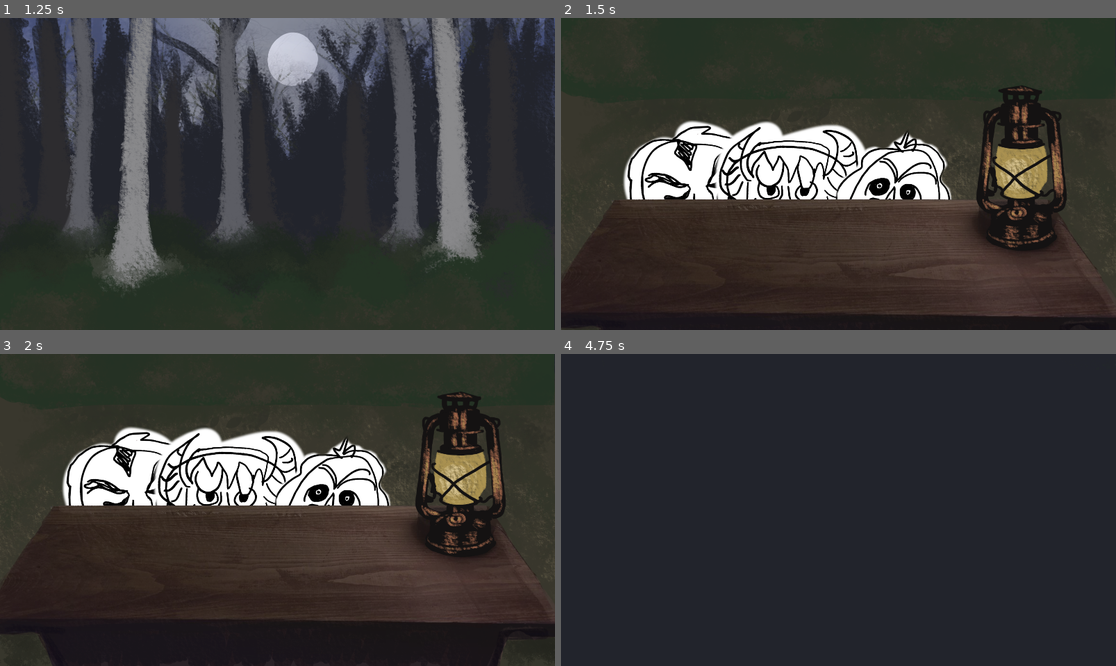
Above: before the commit, frames 1-4 (two rows, left to right).
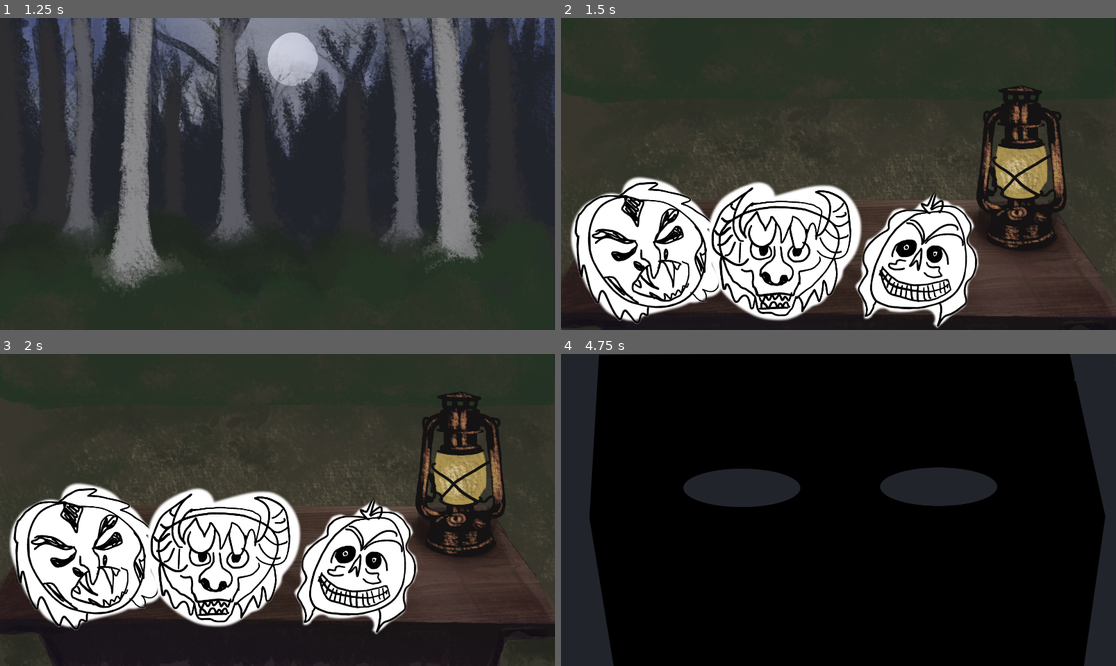
Above: after the commit, the same moments.

Repository: serrureriehurluberlesque/GGJ2026
Game: Godot game, scene res://scenes/main/main.tscn
Same seed, same stepped clock (60 frames per second), same inputs: the game is played once before the commit and once after it. The engine's default icon, where the game draws it, is replaced by a stand-in: a white triangle on a blue panel in a dark square.
Inputs (mouse positions are in pixels of both pictures, inside the frame that each line leads up to):
- Up to frame 1 (1.25 s): tap Enter at 0.5 s; move the mouse to (399, 158) at 0.52 s; hold Up (ui_up) from 0.53 s (still down); hold E (activate) from 0.53 s (still down); click (399, 158) at 0.67 s
- Up to frame 2 (1.5 s): tap Space at 1.25 s; move the mouse to (727, 189) at 1.27 s; release Up (ui_up) at 1.28 s; release E (activate) at 1.28 s; hold Down (ui_down) from 1.28 s (still down); click (727, 189) at 1.35 s
- Up to frame 3 (2 s): keep holding Down (ui_down)
- Up to frame 4 (4.75 s): tap Enter at 2, 3.5 s; move the mouse to (699, 500) at 2.02 s; release Down (ui_down) at 2.03 s; hold E (activate) 2.03-2.78 s; hold Up (ui_up) 2.03-3.53 s; click (699, 500) at 2.17 s; tap Space at 2.75, 4.25 s; move the mouse to (810, 572) at 2.77 s; click (810, 572) at 2.85 s; move the mouse to (1005, 556) at 3.52 s; hold E (activate) 3.53-4.28 s; hold Down (ui_down) from 3.53 s (still down); move the mouse to (794, 497) at 4.27 s; click (794, 497) at 4.35 s

Frame 1 is identical in both runs. In frame 2, 35% of the frame differs, in the area x 1-76%, y 32-100%; in frame 3, 35%; in frame 4, 85%, in the area x 5-99%, y 0-100%.

Commit message:
masks adjustments

Diff:
--- a/ggj2026/scenes/main/main.tscn
+++ b/ggj2026/scenes/main/main.tscn
@@ -121,21 +121,24 @@
 offset_bottom = 2160.0
 texture = ExtResource("6_a8run")
 
-[node name="mask_3" parent="." unique_id=1181649016 instance=ExtResource("5_yyfjg")]
+[node name="Masks" type="Node2D" parent="." unique_id=810561441]
+z_index = 12
+
+[node name="mask_3" parent="Masks" unique_id=1181649016 instance=ExtResource("5_yyfjg")]
 unique_name_in_owner = true
-position = Vector2(483, 1586)
+position = Vector2(300, 1780)
 scale = Vector2(0.5, 0.5)
 type = 3
 
-[node name="mask_2" parent="." unique_id=1924044574 instance=ExtResource("5_yyfjg")]
+[node name="mask_2" parent="Masks" unique_id=1924044574 instance=ExtResource("5_yyfjg")]
 unique_name_in_owner = true
-position = Vector2(799, 1575)
+position = Vector2(773, 1784)
 scale = Vector2(0.5, 0.5)
 type = 2
 
-[node name="mask_1" parent="." unique_id=1302221822 instance=ExtResource("5_yyfjg")]
+[node name="mask_1" parent="Masks" unique_id=1302221822 instance=ExtResource("5_yyfjg")]
 unique_name_in_owner = true
-position = Vector2(1138, 1600)
+position = Vector2(1231, 1813)
 scale = Vector2(0.4, 0.4)
 type = 1
 
@@ -145,6 +148,7 @@
 position = Vector2(960, 540)
 
 [node name="MaskOn" type="Sprite2D" parent="Camera" unique_id=1420860986]
+z_index = 15
 texture = ExtResource("5_6q06x")
 
 [node name="TransTimer" type="Timer" parent="Camera" unique_id=1312787439]
@@ -152,7 +156,7 @@
 [node name="AnimationPlayer" type="AnimationPlayer" parent="." unique_id=122311836]
 libraries/ = SubResource("AnimationLibrary_hujxm")
 
-[connection signal="mask_chosen" from="mask_3" to="." method="_on_mask_chosen"]
-[connection signal="mask_chosen" from="mask_2" to="." method="_on_mask_chosen"]
-[connection signal="mask_chosen" from="mask_1" to="." method="_on_mask_chosen"]
+[connection signal="mask_chosen" from="Masks/mask_3" to="." method="_on_mask_chosen"]
+[connection signal="mask_chosen" from="Masks/mask_2" to="." method="_on_mask_chosen"]
+[connection signal="mask_chosen" from="Masks/mask_1" to="." method="_on_mask_chosen"]
 [connection signal="timeout" from="Camera/TransTimer" to="." method="_on_trans_timer_timeout"]
